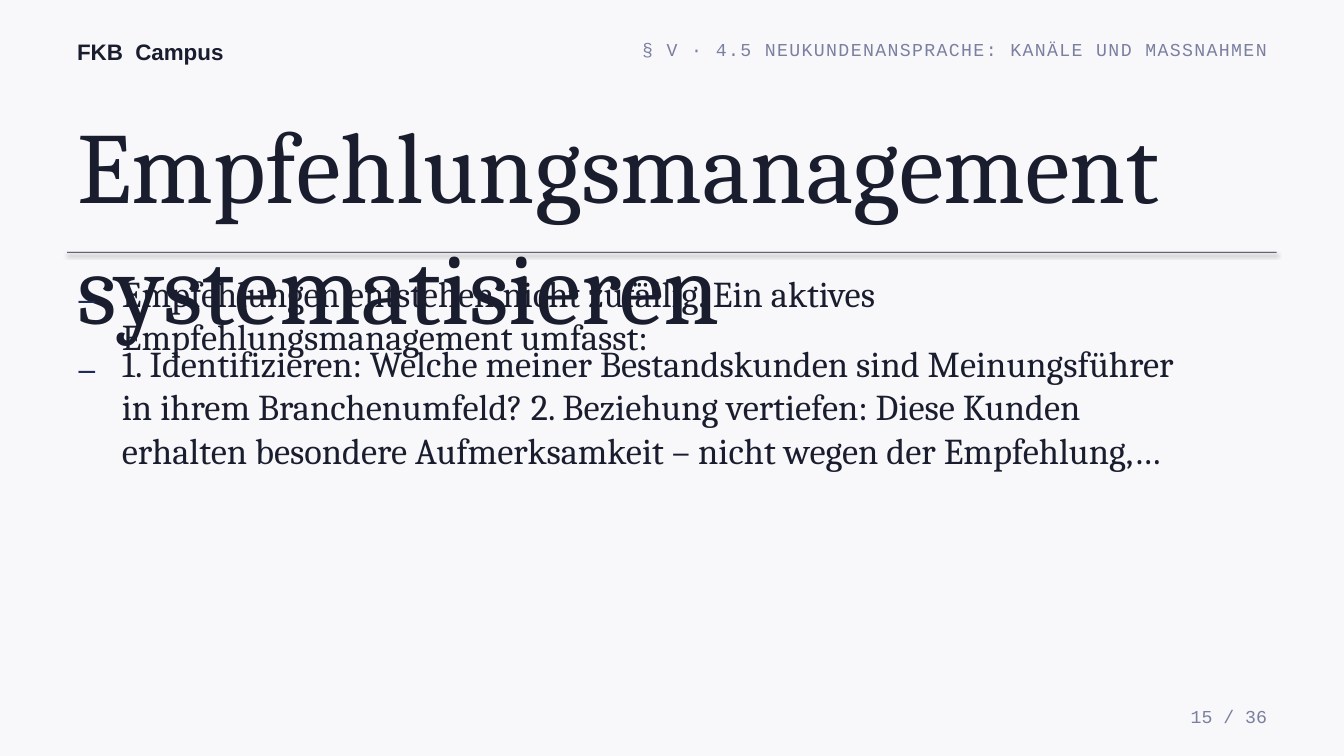
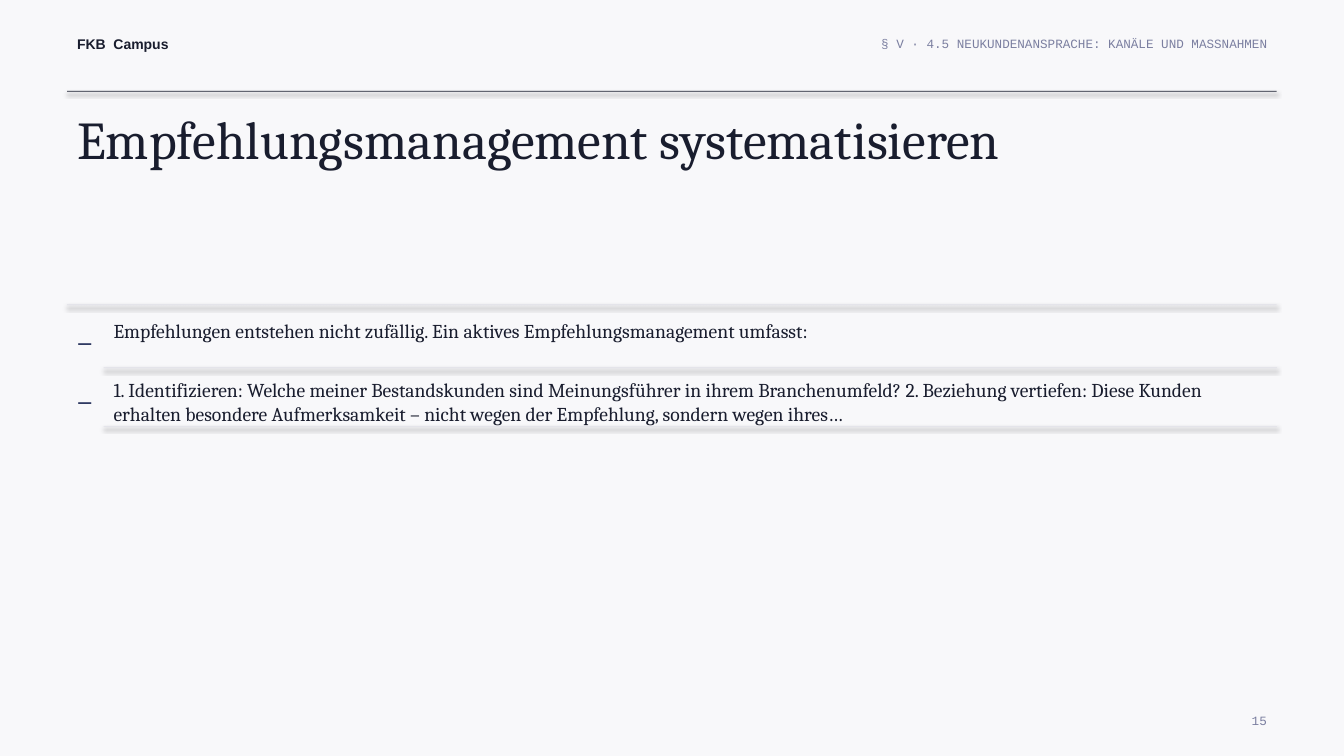
Before and after one commit to ck5rqc47pr-byte/firmenkundenakademie-online, a slide deck: slide 15 of public/downloads/praesentation/M15.pptx. Drawn at 1344x756 pixels with LibreOffice and Linux fonts; fonts in the diff are those of the drawing. Boxes give left, top, right and bottom in pixels: in the first picture for what was removed or moved away, otherwise in the second. Text is boxed around its words. In the diff, an @@ line names an element or a change of style, - is before the commit and + after.

```diff
--- a/public/downloads/praesentation/M15.pptx
+++ b/public/downloads/praesentation/M15.pptx
@@ text "FKB Campus" at [77, 39, 168, 52]: size 16 to 10 pt @@
@@ text "§ V · 4.5 NEUKUNDENANSPRACHE: ...": place and size @@
-text "§ V · 4.5 NEUKUNDENANSPRACHE: ..." at [667, 44, 1266, 56]
+text "§ V · 4.5 NEUKUNDENANSPRACHE: ..." at [896, 39, 1267, 48]
@@ text "§ V · 4.5 NEUKUNDENANSPRACHE: ..." at [896, 39, 1267, 48]: size 13 to 9 pt, letter spacing 1 to 0 pt @@
@@ text "Empfehlungsmanagement systematisieren" at [77, 121, 1000, 171]: size 72 to 38 pt @@
@@ rectangle added at [68, 91, 1277, 92], fill #191D2E @@
@@ text "–": place and size @@
-text "–" at [68, 339, 101, 378]
+text "–" at [68, 318, 96, 357]
@@ text "–" at [68, 318, 96, 357]: size 28 to 22 pt @@
@@ rectangle: place and size @@
-rectangle at [68, 252, 1277, 253]
+rectangle at [68, 304, 1277, 306]
@@ rectangle at [68, 304, 1277, 306]: fill #191D2E to #E0E0E8 @@
@@ text "Empfehlungen entstehen nicht zufällig. Ein ...": place and size @@
-text "Empfehlungen entstehen nicht zufällig. Ein ..." at [122, 273, 875, 359]
+text "Empfehlungen entstehen nicht zufällig. Ein ..." at [114, 324, 808, 343]
@@ text "Empfehlungen entstehen nicht zufällig. Ein ..." at [114, 324, 808, 343]: size 26 to 14 pt @@
@@ text "–" at [68, 376, 96, 415]: size 28 to 22 pt @@
@@ text "–": place and size @@
-text "–" at [68, 269, 101, 309]
+text "–" at [68, 376, 96, 415]
@@ rectangle added at [104, 368, 1277, 369], fill #E0E0E8 @@
@@ text at [114, 383, 1202, 426]: text changed; size 26 to 14 pt @@
-1. Identifizieren: Welche meiner Bestandskunden sind Meinungsführer in ihrem Branchenumfeld? 2. Beziehung vertiefen: Diese Kunden erhalten besondere Aufmerksamkeit – nicht wegen der Empfehlung,…
+1. Identifizieren: Welche meiner Bestandskunden sind Meinungsführer in ihrem Branchenumfeld? 2. Beziehung vertiefen: Diese Kunden erhalten besondere Aufmerksamkeit – nicht wegen der Empfehlung, sondern wegen ihres…
@@ rectangle added at [104, 426, 1277, 427], fill #E0E0E8 @@
@@ text at [1252, 717, 1267, 725]: text changed; size 13 to 9 pt @@
-15 / 36
+15
```
Also in this commit, not shown: 28 other slides changed, 2 slides added, 1 slide removed, 21 other files.
